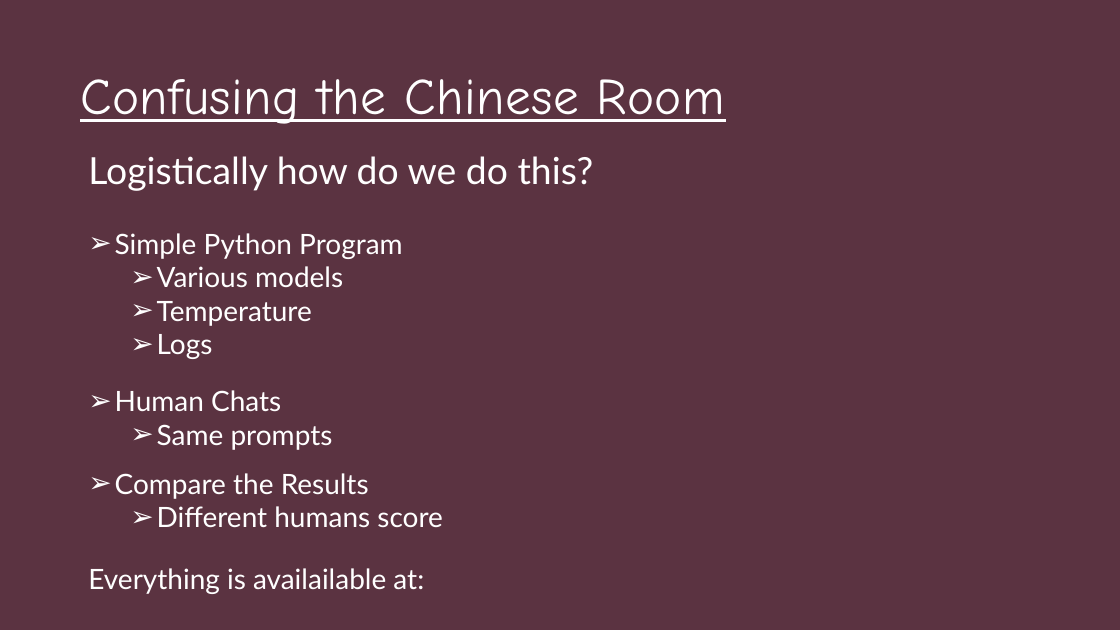
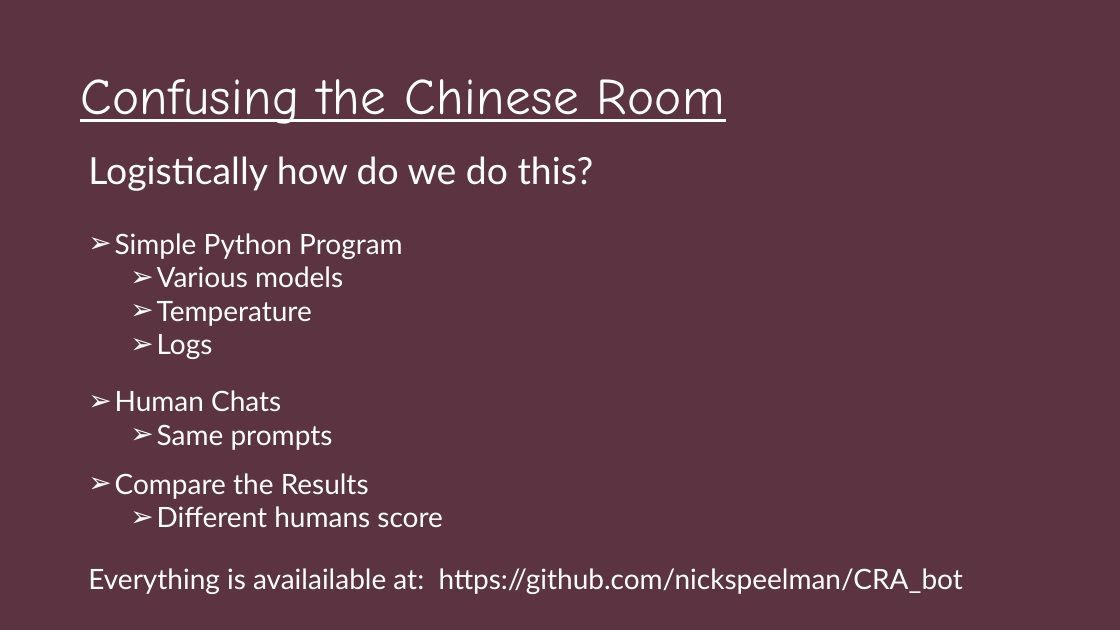
Before and after one commit to nickspeelman/CRA_bot, a slide deck: slide 17 of Causing Confusion in The Chinese Room.pptx. Drawn at 1120x630 pixels with LibreOffice and Linux fonts; fonts in the diff are those of the drawing. Boxes give left, top, right and bottom in pixels: in the first picture for what was removed or moved away, otherwise in the second. Text is boxed around its words. In the diff, an @@ line names an element or a change of style, - is before the commit and + after.

```diff
--- a/Causing Confusion in The Chinese Room.pptx
+++ b/Causing Confusion in The Chinese Room.pptx
@@ text at bbox=[88, 568, 963, 594]: text changed @@
-Everything is availailable at:
+Everything is availailable at: https://github.com/nickspeelman/CRA_bot
```
Also in this commit, not shown: 1 other slide changed, 1 slide added, 19 other files.
